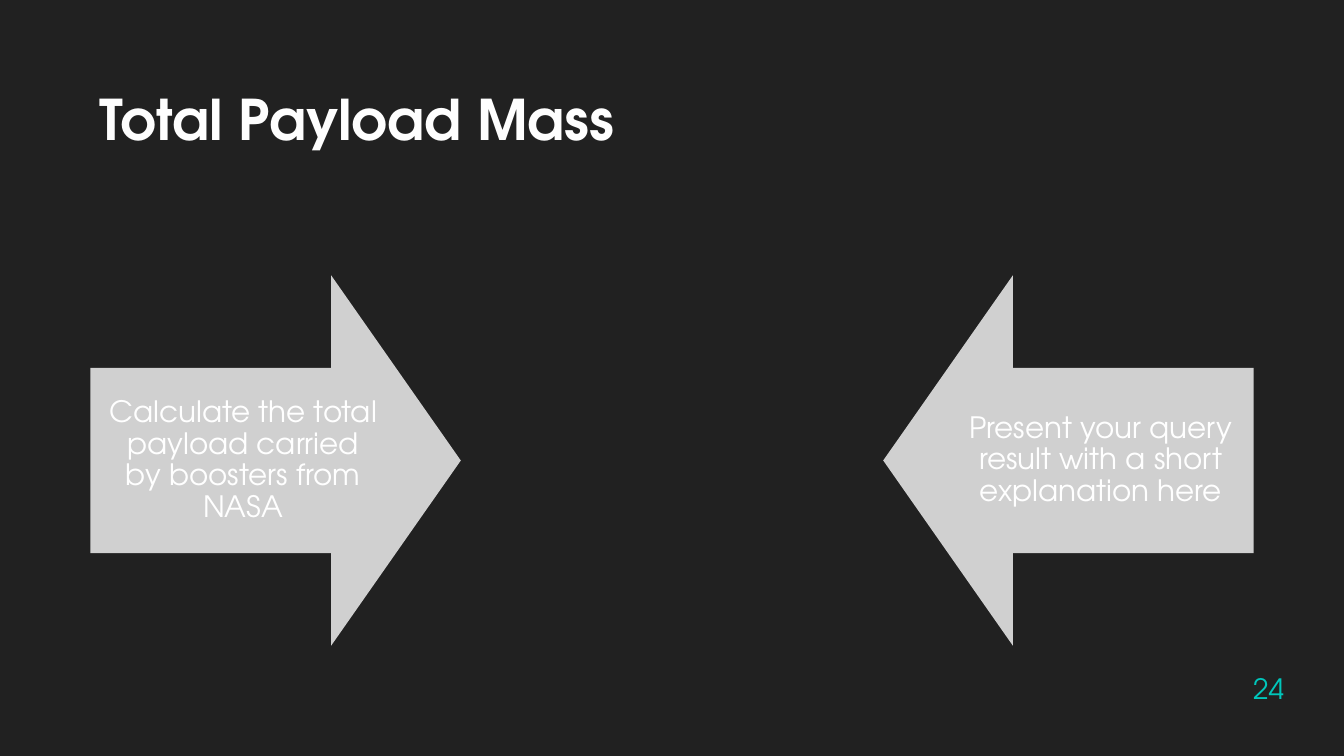
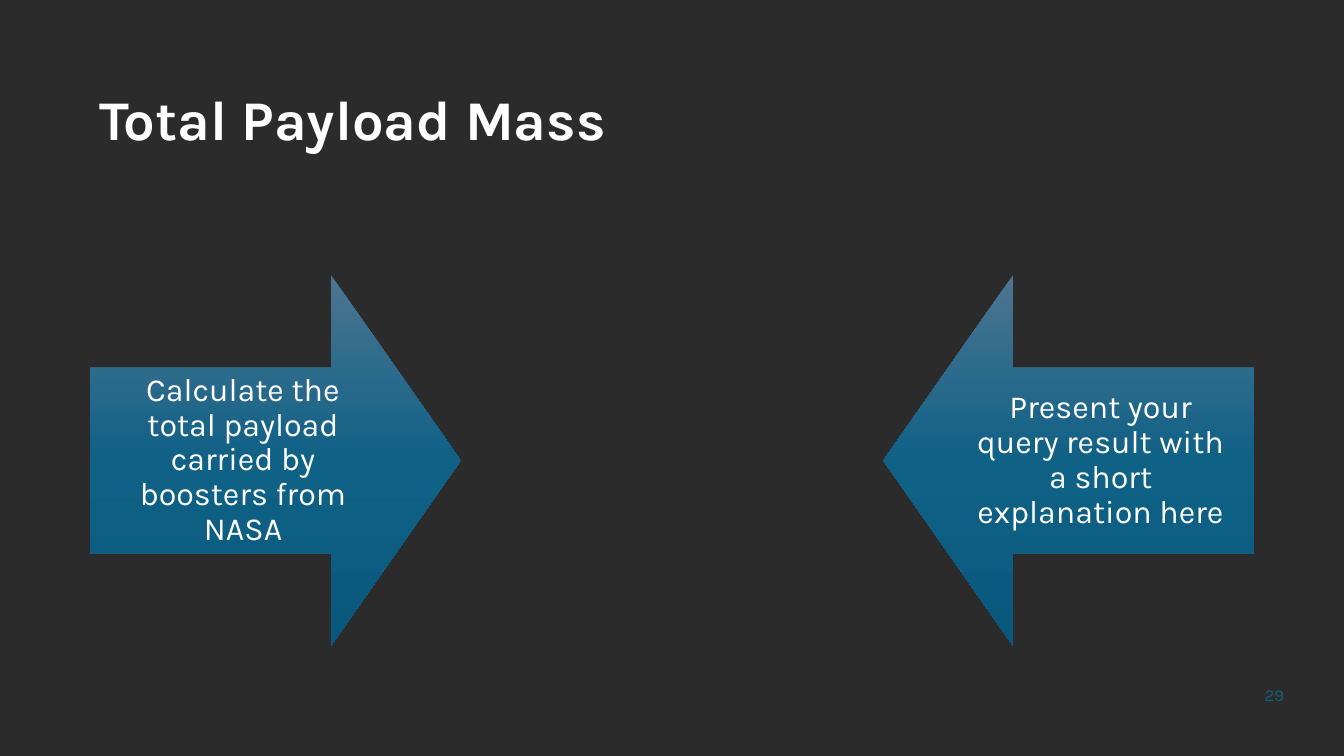
Before and after one commit to ObD-lance/data-science-capstone, a slide deck: slide 29 of LancePeterson-ds-capstone-slides.pptx (slide 24 before the commit). Drawn at 1344x756 pixels with LibreOffice and Linux fonts; fonts in the diff are those of the drawing; grey boxes stand for pictures; background and template pictures are left out; a plain dark background stands for a picture behind light text. Boxes give left, top, right and bottom in pixels: in the first picture for what was removed or moved away, otherwise in the second. Text is boxed around its words. In the diff, an @@ line names an element or a change of style, - is before the commit and + after.

```diff
--- a/LancePeterson-ds-capstone-slides.pptx
+++ b/LancePeterson-ds-capstone-slides.pptx
@@ background #212121 to picture (left out) @@
@@ text "Total Payload Mass" at (x1=99, y1=101, x2=606, y2=153): font TeX Gyre Adventor to Karla @@
@@ picture removed at (x1=91, y1=275, x2=461, y2=645) @@
@@ down arrow added at (x1=91, y1=275, x2=461, y2=645), fill gradient #4C7591 to #106287 to #09597D @@
@@ picture removed at (x1=883, y1=275, x2=1253, y2=645) @@
@@ down arrow added at (x1=883, y1=275, x2=1253, y2=645), fill gradient #4C7591 to #106287 to #09597D @@
@@ text "Calculate the total payload carried ..." at (x1=140, y1=379, x2=346, y2=541): size 21 to 23 pt, font TeX Gyre Adventor to Karla @@
@@ text "Present your query result with ..." at (x1=977, y1=397, x2=1223, y2=531): size 21 to 23 pt, font TeX Gyre Adventor to Karla @@
@@ page number at (x1=1253, y1=678, x2=1284, y2=699): text changed; size 20 to 12 pt; font TeX Gyre Adventor to Karla; text colour #00C6BB to #156082 @@
-24
+29
```
Also in this commit, not shown: 37 other slides changed, 8 slides added, 3 slides removed, 3 other files.
